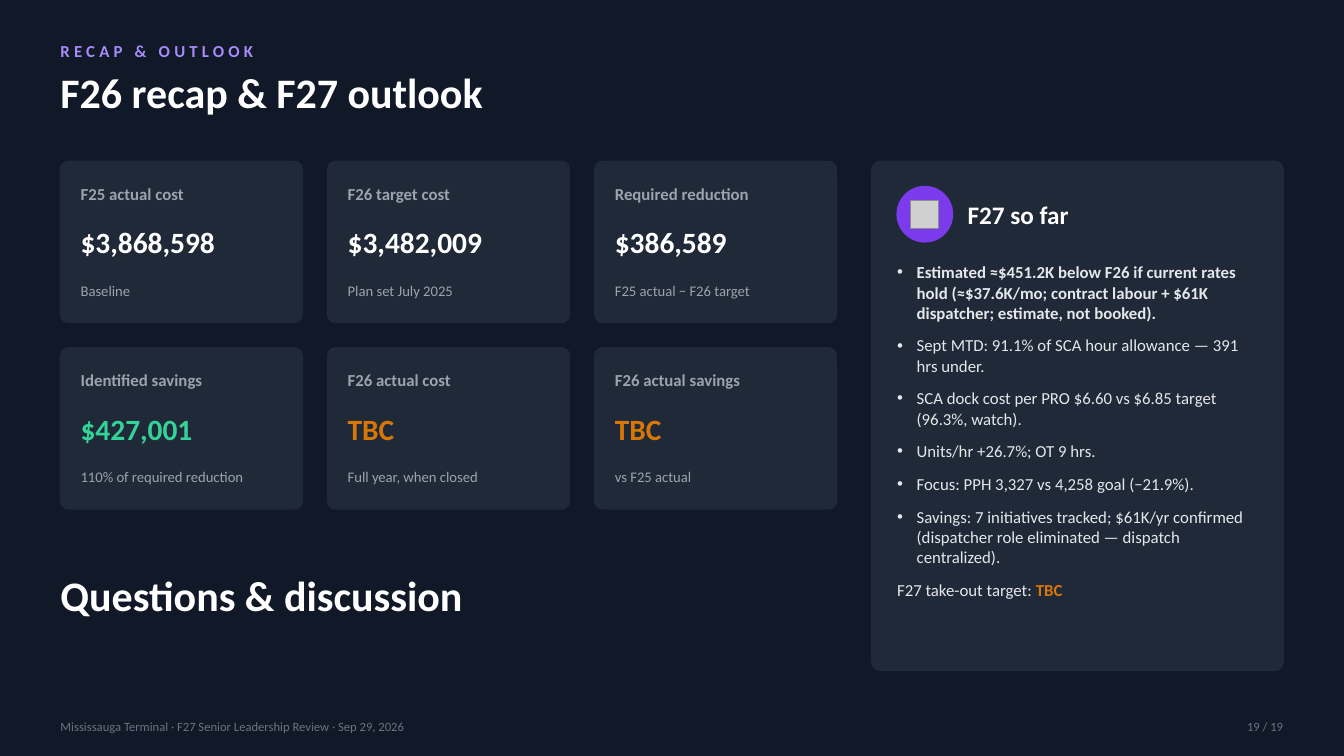
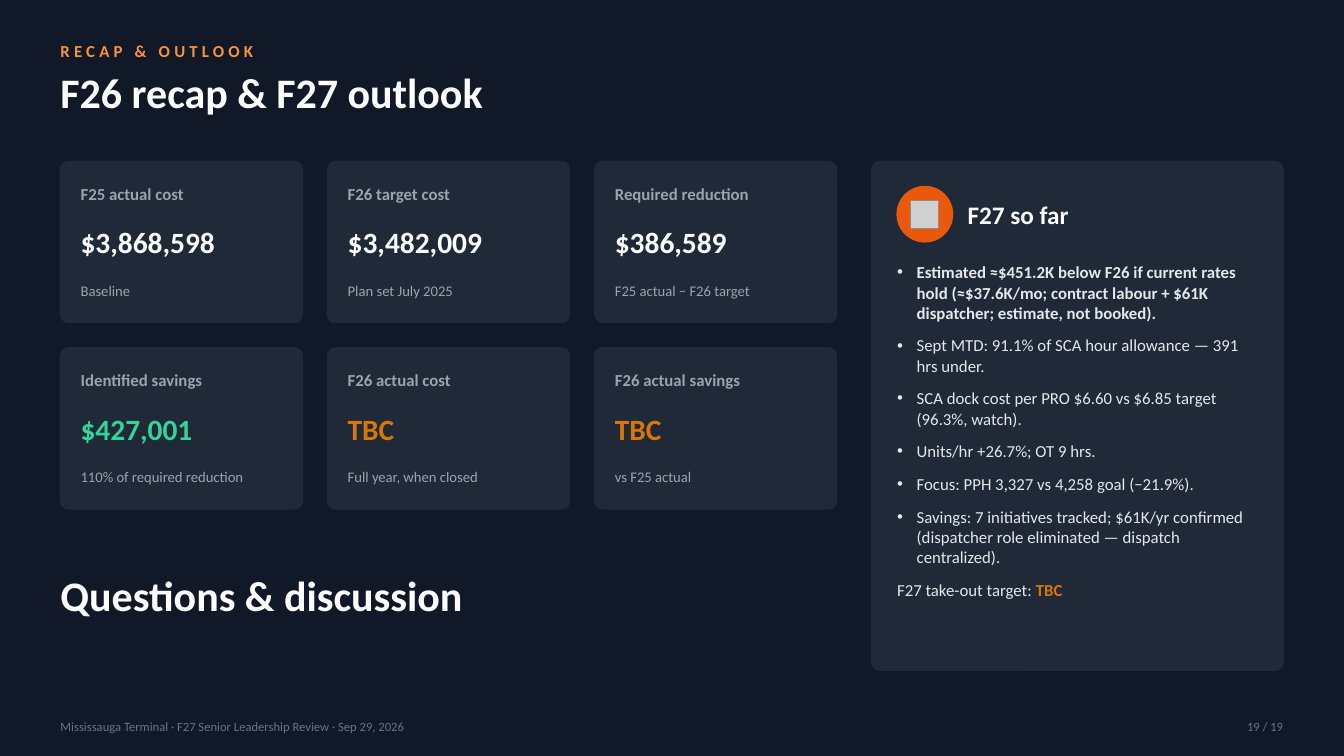
Before and after one commit to FuoriclasseX/mississauga-terminal-f26-cost-transformation-dashboard, a slide deck: slide 19 of presentation/Mississauga_F27_Leadership_Review_Sep29.pptx. Drawn at 1344x756 pixels with LibreOffice and Linux fonts; fonts in the diff are those of the drawing; grey boxes stand for pictures. Boxes give left, top, right and bottom in pixels: in the first picture for what was removed or moved away, otherwise in the second. Text is boxed around its words. In the diff, an @@ line names an element or a change of style, - is before the commit and + after.

```diff
--- a/presentation/Mississauga_F27_Leadership_Review_Sep29.pptx
+++ b/presentation/Mississauga_F27_Leadership_Review_Sep29.pptx
@@ text "RECAP & OUTLOOK" at (60, 46, 253, 57): text colour #A78BFA to #FB923C @@
@@ ellipse at (897, 187, 953, 242): fill #7C3AED to #EA580C; outline #7C3AED 1 pt to #EA580C 1 pt @@
```
Also in this commit, not shown: 17 other slides changed, 4 other files.
